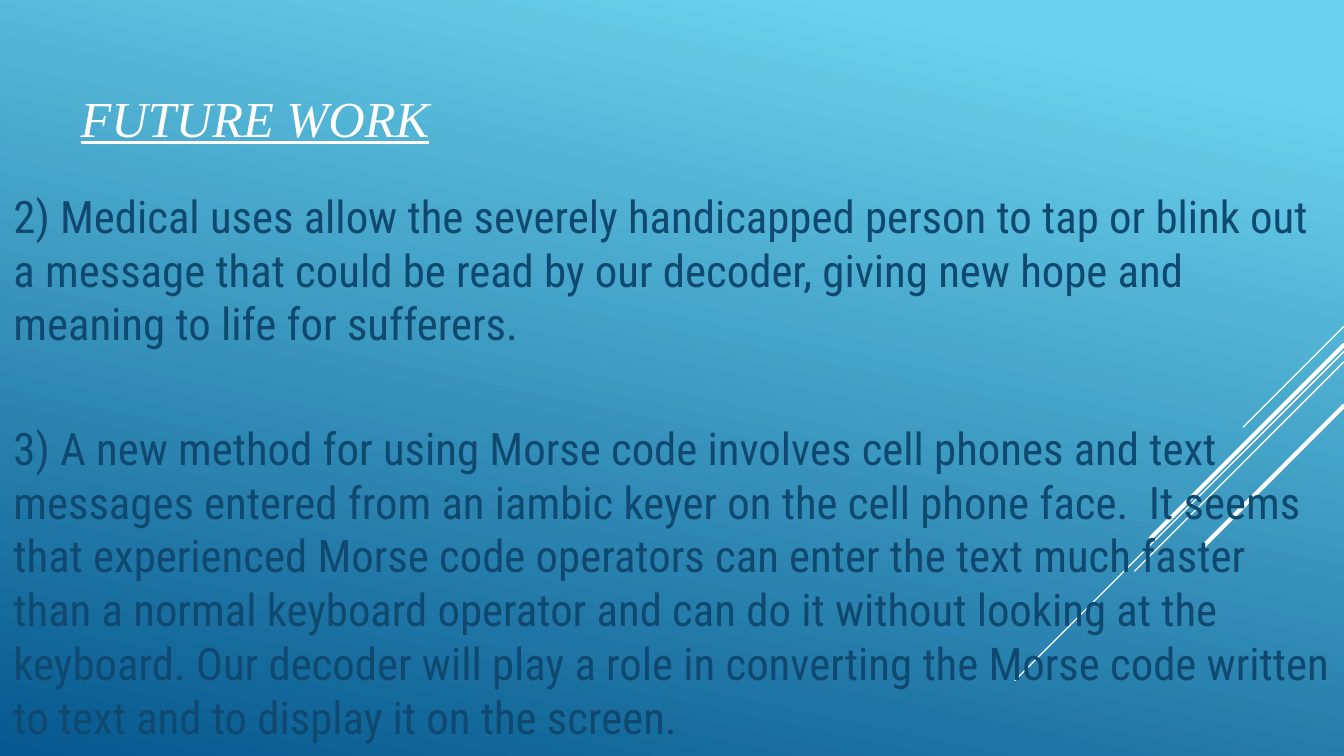
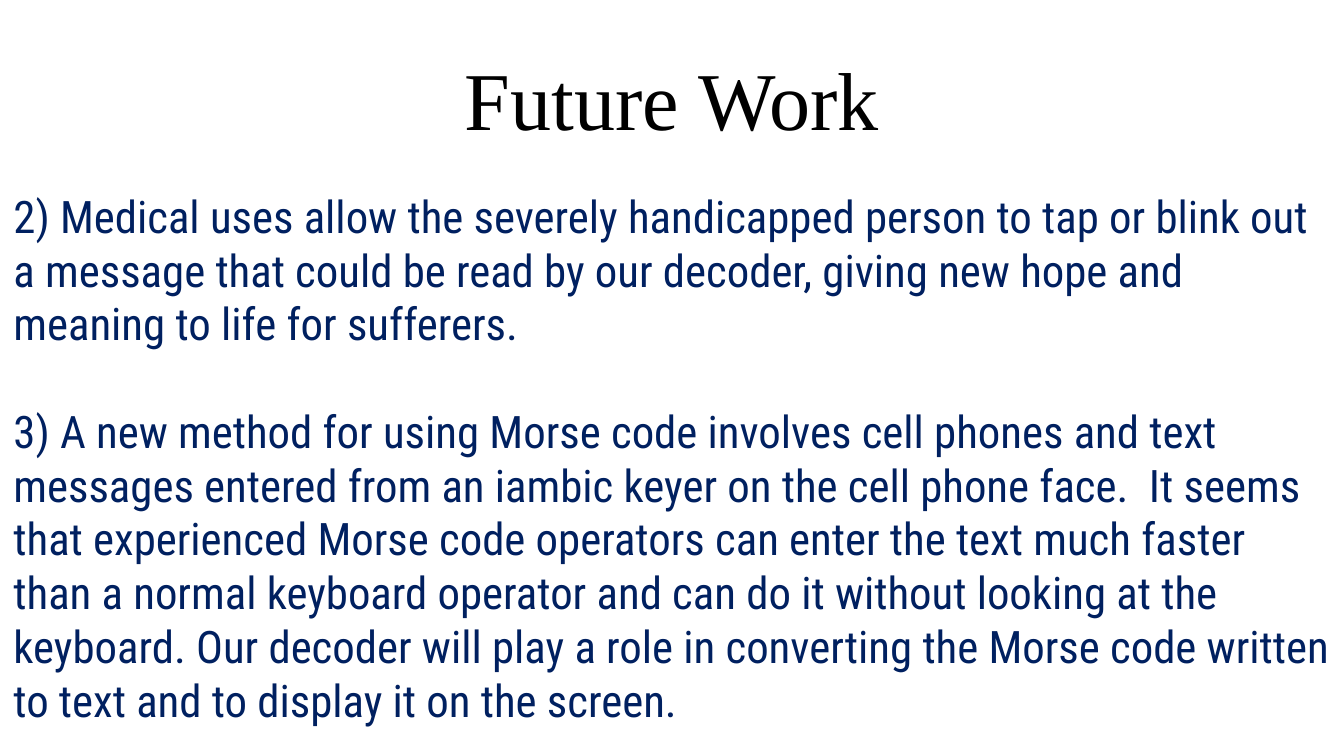
Before and after one commit to ajinkyagorad/CS101_MorseCodeDecoder, a slide deck: slide 13 of Presentation.pptx (slide 11 before the commit). Drawn at 1344x756 pixels with LibreOffice and Linux fonts; fonts in the diff are those of the drawing. Boxes give left, top, right and bottom in pixels: in the first picture for what was removed or moved away, otherwise in the second. Text is boxed around its words. In the diff, an @@ line names an element or a change of style, - is before the commit and + after.

```diff
--- a/Presentation.pptx
+++ b/Presentation.pptx
@@ background gradient #6ED2EB to #06588E to #FFFFFF @@
@@ title at [465,73,879,132]: text changed; size 27 to 44 pt; text colour #FFFFFF to #000000; italic off @@
-FUTURE WORK
+Future Work
@@ text "2) Medical uses allow the ..." at [13,197,1329,727]: text colour #0F496F to #002060; less space between paragraphs @@
@@ group removed at [1015,327,1344,680]: 5 lines @@
```
Also in this commit, not shown: 10 other slides changed, 4 slides added, 2 slides removed, 27 other files.
